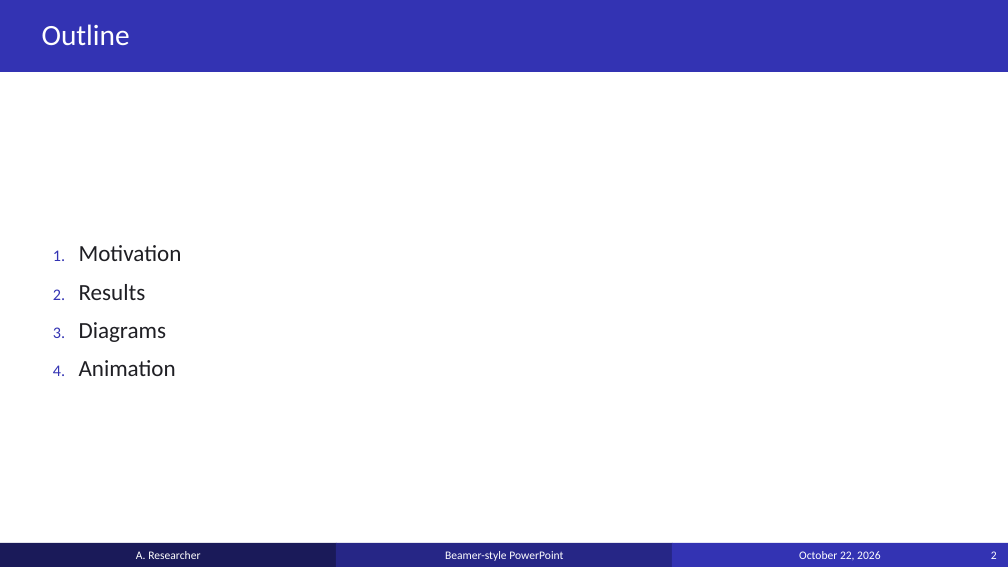
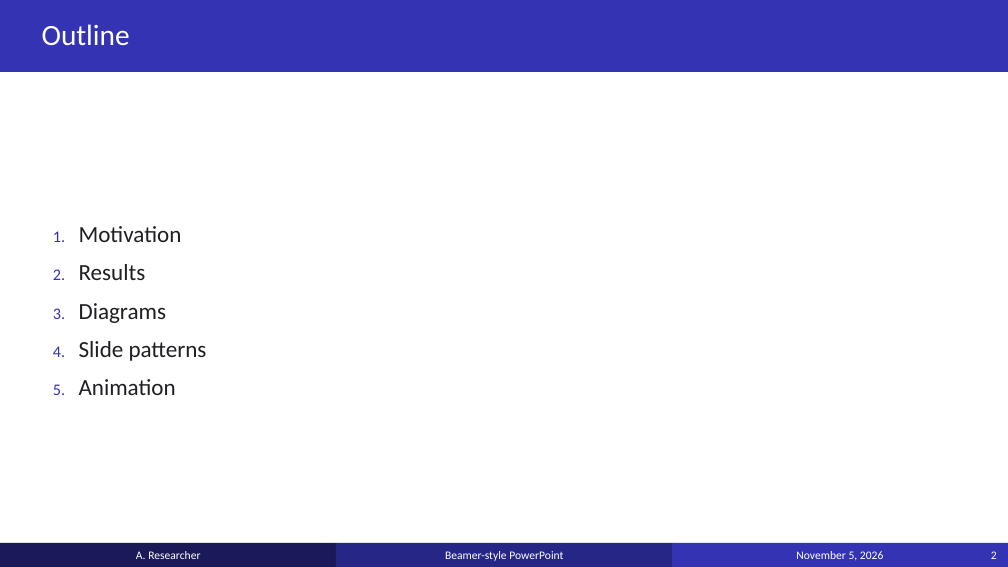
Before and after one commit to anoted/ppt-templated, a slide deck: slide 2 of examples/example_deck.pptx. Drawn at 1008x567 pixels with LibreOffice and Linux fonts; fonts in the diff are those of the drawing. Boxes give left, top, right and bottom in pixels: in the first picture for what was removed or moved away, otherwise in the second. Text is boxed around its words. In the diff, an @@ line names an element or a change of style, - is before the commit and + after.

```diff
--- a/examples/example_deck.pptx
+++ b/examples/example_deck.pptx
@@ text at <box>79,341,207,361</box>: paragraph added @@
+4. Slide patterns
@@ text in rectangle at <box>796,551,883,560</box>: text changed @@
-October 22, 2026
+November 5, 2026
```
Also in this commit, not shown: 22 other slides changed, 6 slides added, 34 other files.
